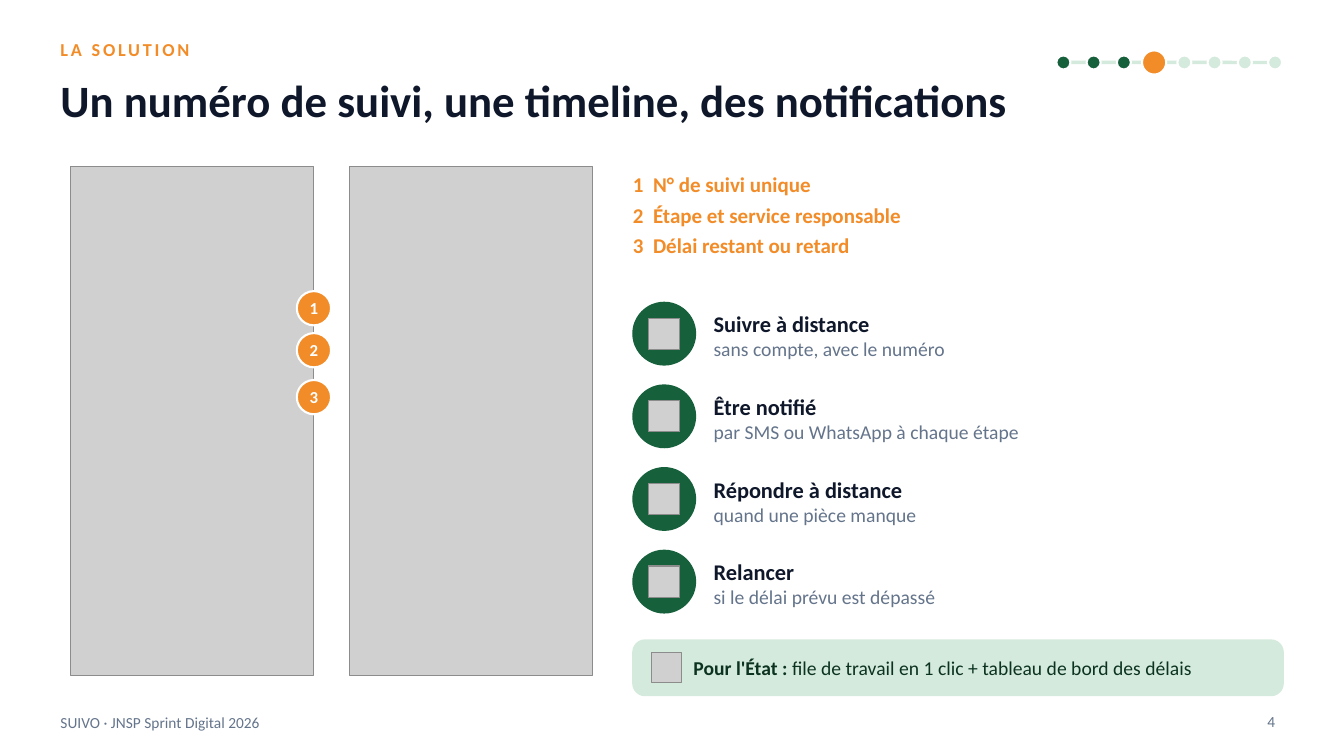
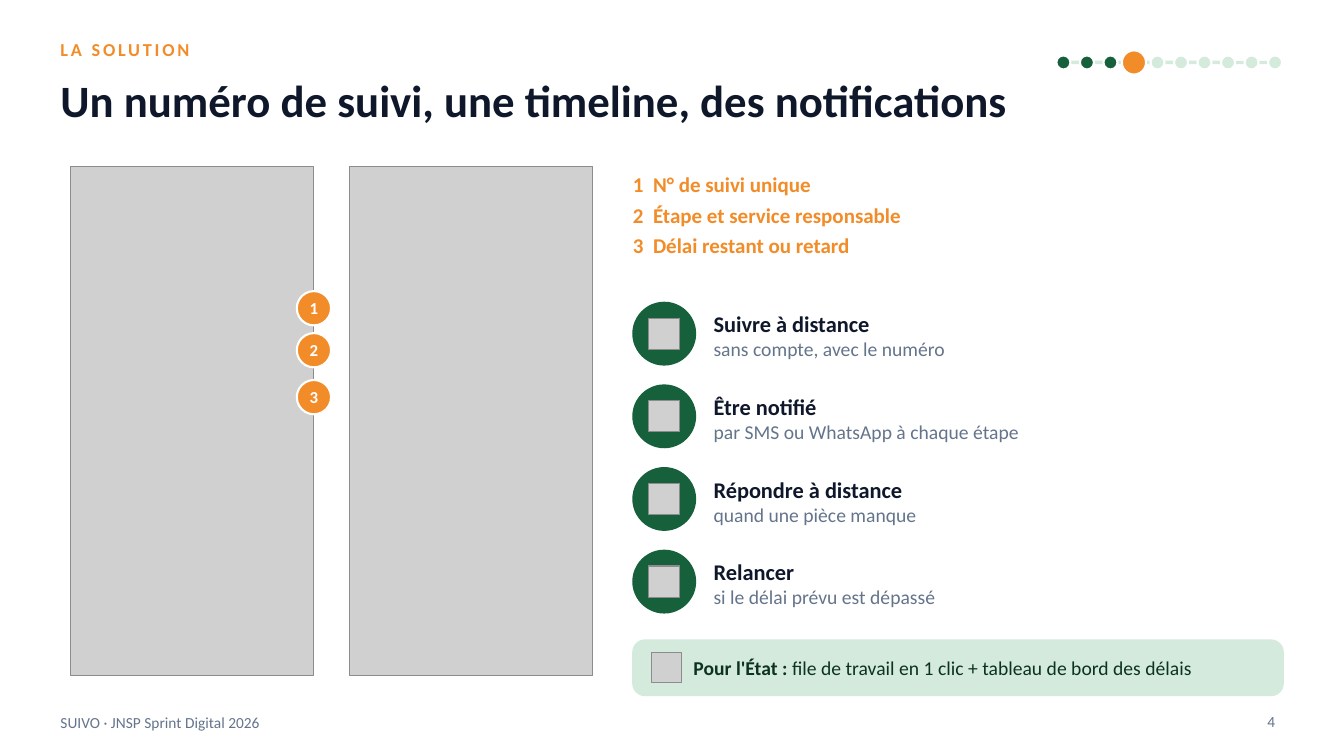
Before and after one commit to karl94/blog, a slide deck: slide 4 of jnsp-sprint-digital/08-pitch-deck/SUIVO-pitch-illustre.pptx. Drawn at 1344x756 pixels with LibreOffice and Linux fonts; fonts in the diff are those of the drawing; grey boxes stand for pictures. Boxes give left, top, right and bottom in pixels: in the first picture for what was removed or moved away, otherwise in the second. Text is boxed around its words. In the diff, an @@ line names an element or a change of style, - is before the commit and + after.

```diff
--- a/jnsp-sprint-digital/08-pitch-deck/SUIVO-pitch-illustre.pptx
+++ b/jnsp-sprint-digital/08-pitch-deck/SUIVO-pitch-illustre.pptx
@@ ellipse: place and size @@
-ellipse at (1087, 55, 1101, 70)
+ellipse at (1080, 55, 1094, 70)
@@ ellipse: place and size @@
-ellipse at (1117, 55, 1131, 70)
+ellipse at (1104, 55, 1118, 70)
@@ ellipse: place and size @@
-ellipse at (1142, 50, 1167, 75)
+ellipse at (1122, 50, 1146, 75)
@@ ellipse added at (1150, 55, 1165, 70), fill #D4EADC, outline #FFFFFF 1.5 pt @@
@@ ellipse: place and size @@
-ellipse at (1208, 55, 1222, 70)
+ellipse at (1198, 55, 1212, 70)
@@ ellipse added at (1221, 55, 1235, 70), fill #D4EADC, outline #FFFFFF 1.5 pt @@
@@ ellipse: place and size @@
-ellipse at (1238, 55, 1252, 70)
+ellipse at (1245, 55, 1259, 70)
```
Also in this commit, not shown: 7 other slides changed, 2 slides added, 4 other files.
